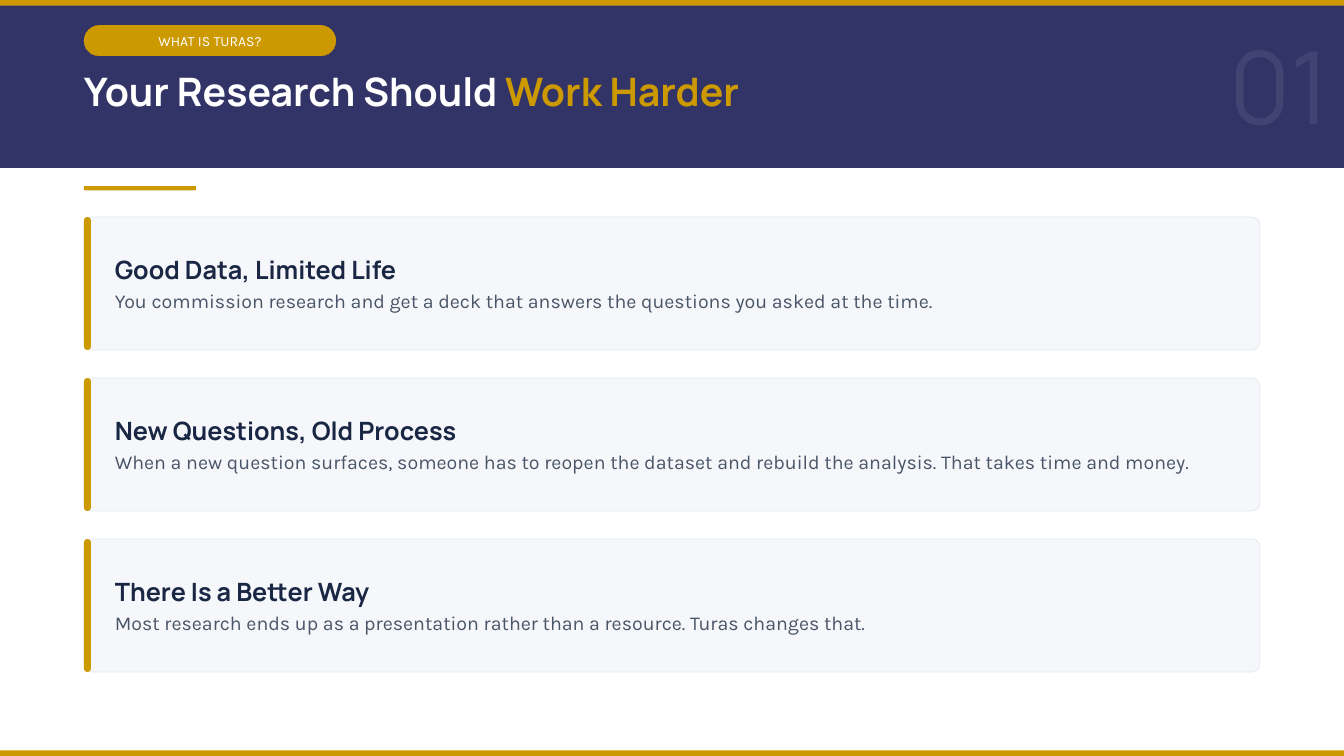
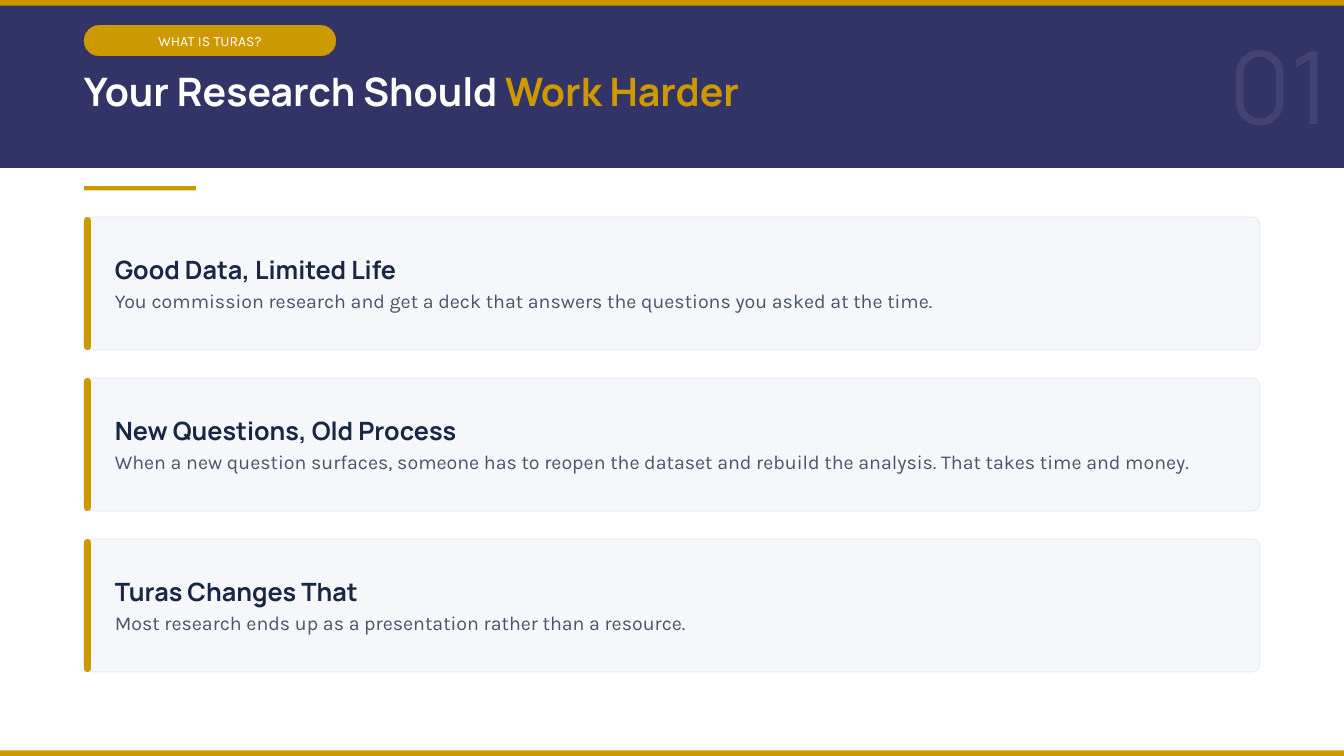
Before and after one commit to DuncanRBrett/Turas, a slide deck: slide 2 of docs/marketing/Introducing Turas v6.pptx. Drawn at 1344x756 pixels with LibreOffice and Linux fonts; fonts in the diff are those of the drawing. Boxes give left, top, right and bottom in pixels: in the first picture for what was removed or moved away, otherwise in the second. Text is boxed around its words. In the diff, an @@ line names an element or a change of style, - is before the commit and + after.

```diff
--- a/docs/marketing/Introducing Turas v6.pptx
+++ b/docs/marketing/Introducing Turas v6.pptx
@@ text at (115,582,686,635): text changed @@
-There Is a Better Way
-Most research ends up as a presentation rather than a resource. Turas changes that.
+Turas Changes That
+Most research ends up as a presentation rather than a resource.
```
Also in this commit, not shown: 11 other slides changed, 5 other files.
